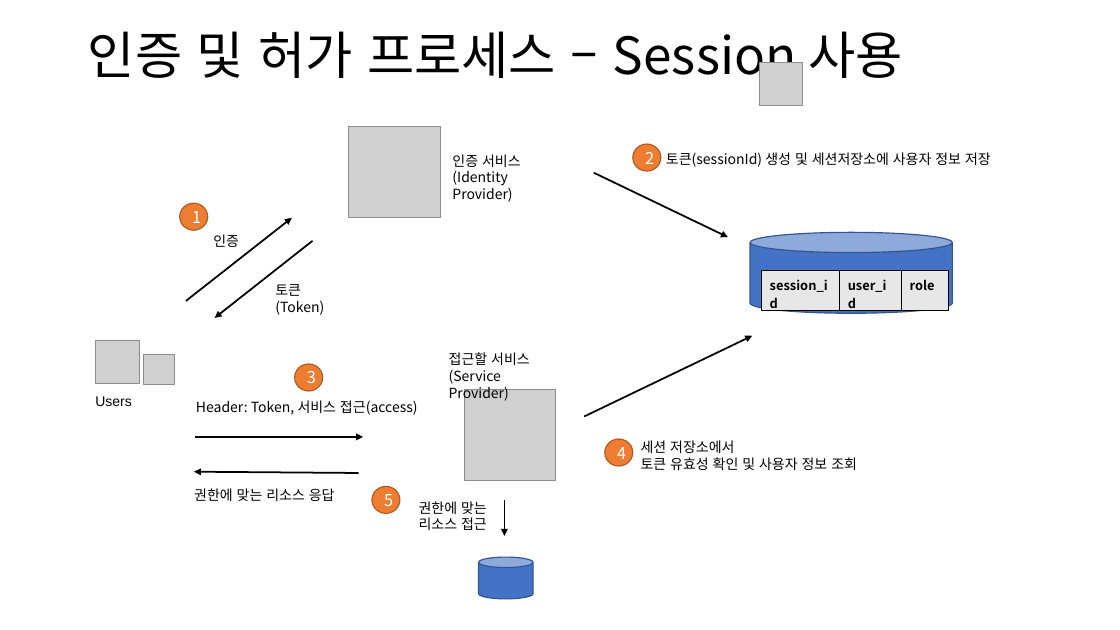
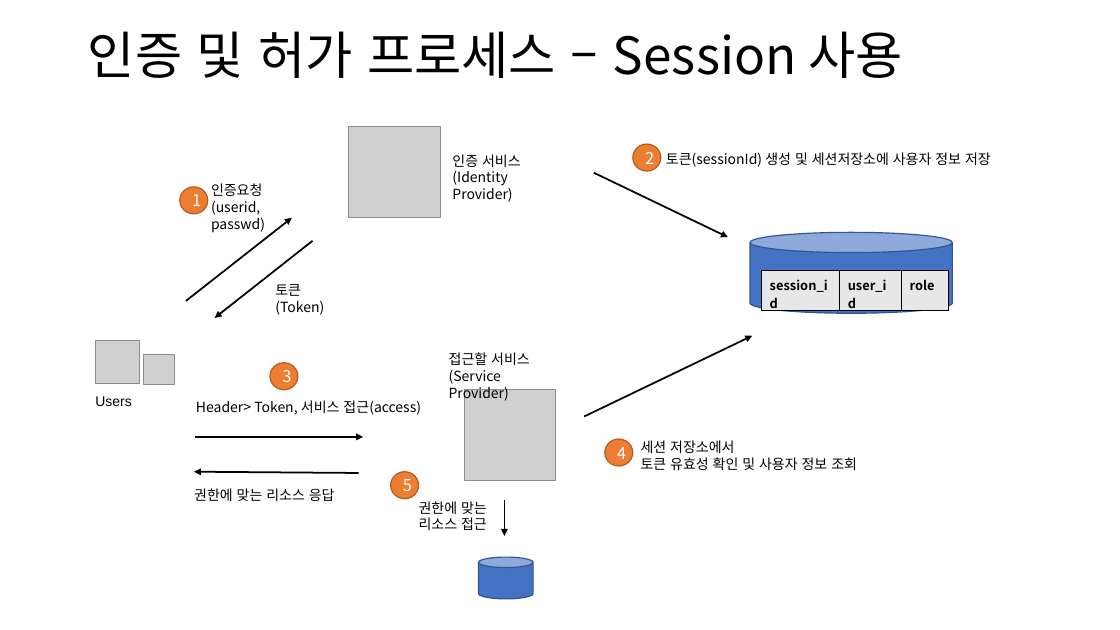
Before and after one commit to kdkcom1234/git2021, a slide deck: slide 3 of 8-msa/auth/-. 인증, 허가, 세션.pptx. Drawn at 1120x630 pixels with LibreOffice and Linux fonts; fonts in the diff are those of the drawing; grey boxes stand for pictures. Boxes give left, top, right and bottom in pixels: in the first picture for what was removed or moved away, otherwise in the second. Text is boxed around its words. In the diff, an @@ line names an element or a change of style, - is before the commit and + after.

```diff
--- a/8-msa/auth/-. 인증, 허가, 세션.pptx
+++ b/8-msa/auth/-. 인증, 허가, 세션.pptx
@@ picture removed at box(760, 62, 803, 105) @@
@@ ellipse "1": place and size @@
-ellipse "1" at box(180, 203, 208, 230)
+ellipse "1" at box(180, 187, 208, 213)
@@ text at box(211, 183, 265, 232): text changed @@
-인증
+인증요청
+(userid, passwd)
@@ ellipse "3": place and size @@
-ellipse "3" at box(295, 364, 323, 391)
+ellipse "3" at box(270, 363, 297, 390)
@@ text at box(196, 400, 421, 415): text changed @@
-Header: Token, 서비스 접근(access)
+Header> Token, 서비스 접근(access)
@@ ellipse "5": place and size @@
-ellipse "5" at box(372, 486, 400, 513)
+ellipse "5" at box(391, 472, 418, 499)
```
Also in this commit, not shown: 5 other slides changed, 3 slides added, 22 other files.
